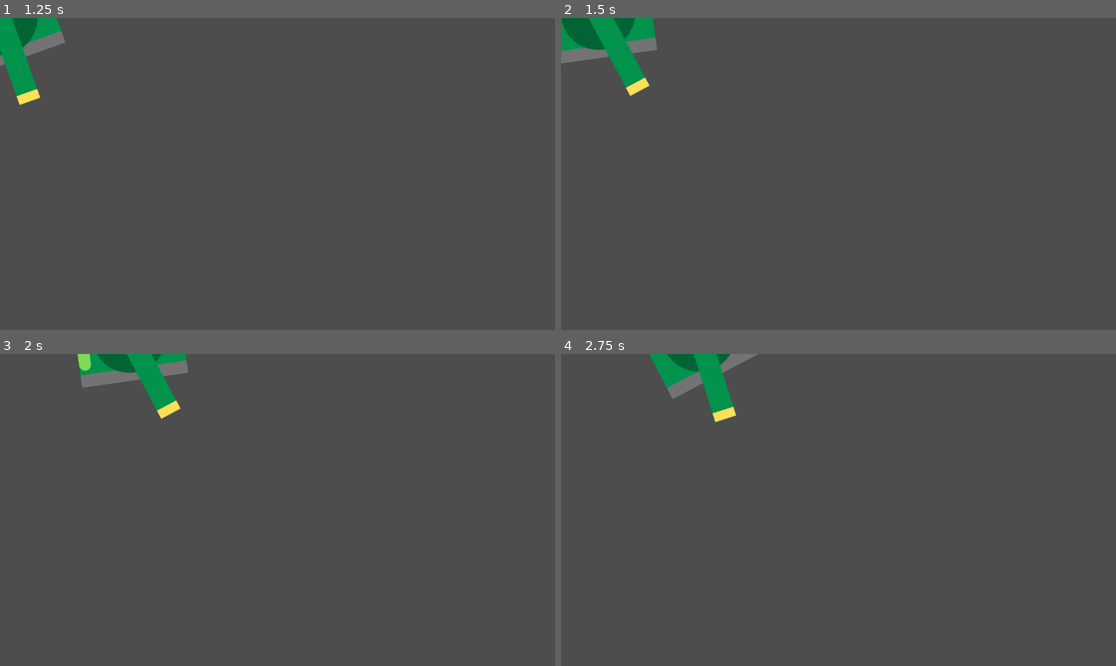
Above: before the commit, frames 1-4 (two rows, left to right).
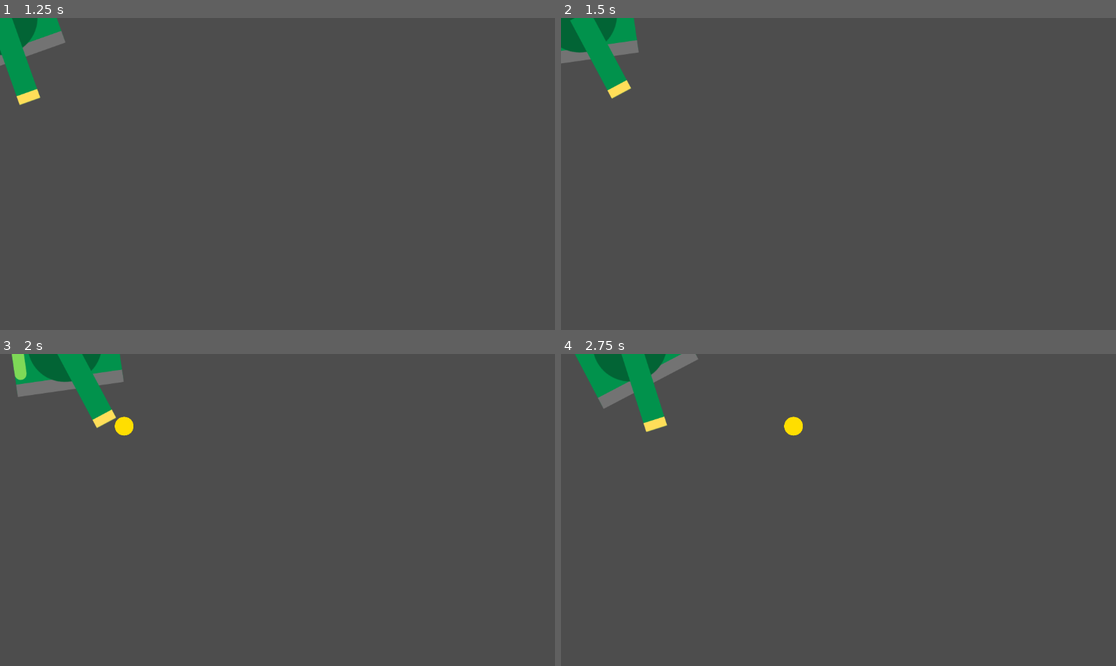
Above: after the commit, the same moments.

Repository: PHS-TSA/Food-Fight
Game: Godot game, scene res://tank.tscn
Two runs of this game, one before a commit and one after it. Both use one fixed random seed, a clock stepped at 60 frames per second and the inputs below.
Inputs (mouse positions are in pixels of both pictures, inside the frame that each line leads up to):
- Up to frame 1 (1.25 s): tap Enter at 0.5 s; move the mouse to (399, 158) at 0.52 s; hold D (rotate_right) from 0.53 s (still down); tap F (fire) at 0.6 s
- Up to frame 2 (1.5 s): move the mouse to (727, 189) at 1.27 s; release D (rotate_right) at 1.28 s; hold S (backwards) from 1.28 s (still down); tap Q (aim_left) at 1.35 s
- Up to frame 3 (2 s): keep holding S (backwards); tap F (fire) at 1.55 s
- Up to frame 4 (2.75 s): move the mouse to (894, 441) at 2.02 s; release S (backwards) at 2.03 s; hold D (rotate_right) from 2.03 s (still down); hold E (aim_right) from 2.03 s (still down); tap F (fire) at 2.3 s

Frame 1 is identical in both runs. In frame 2, 2.3% of the frame differs, in the area x 0-18%, y 0-26%; in frame 3, 4.0%; in frame 4, 4.4%, in the area x 2-44%, y 0-27%.

Commit message:
update bullet code and added basic firing mechanic

Diff:
--- a/bullet.gd
+++ b/bullet.gd
@@ -1,3 +1,4 @@
+class_name Bullet
 extends Area2D
 
 var velocity := Vector2.RIGHT
--- a/tank.gd
+++ b/tank.gd
@@ -1,5 +1,6 @@
 extends CharacterBody2D
 
+const BULLET = preload("res://bullet.tscn")
 
 const SPEED = 300.0
 var rotationSpeed:float = 4
@@ -24,7 +25,7 @@
 		%TankTopGreen.global_rotation = %TankTopGreen.global_position.angle_to_point(get_global_mouse_position()) + (PI/2)
 
 	if(Input.is_action_just_pressed("fire")):
-		print("fire")
+		fire() #could eventually add parameters to make the bullets more fun. Should do that in tank settings
 
 
 	rotation += rotationDirection * rotationSpeed * delta
@@ -33,6 +34,9 @@
 
 
 
-
-
-	move_and_slide()
+func fire():
+	var spawned:Bullet = BULLET.instantiate()
+	spawned.rotation = %TankTopGreen.global_rotation #this rotation is broken rn
+	spawned.position = %FirePoint.global_position
+	#need offset
+	get_parent().add_child(spawned)
